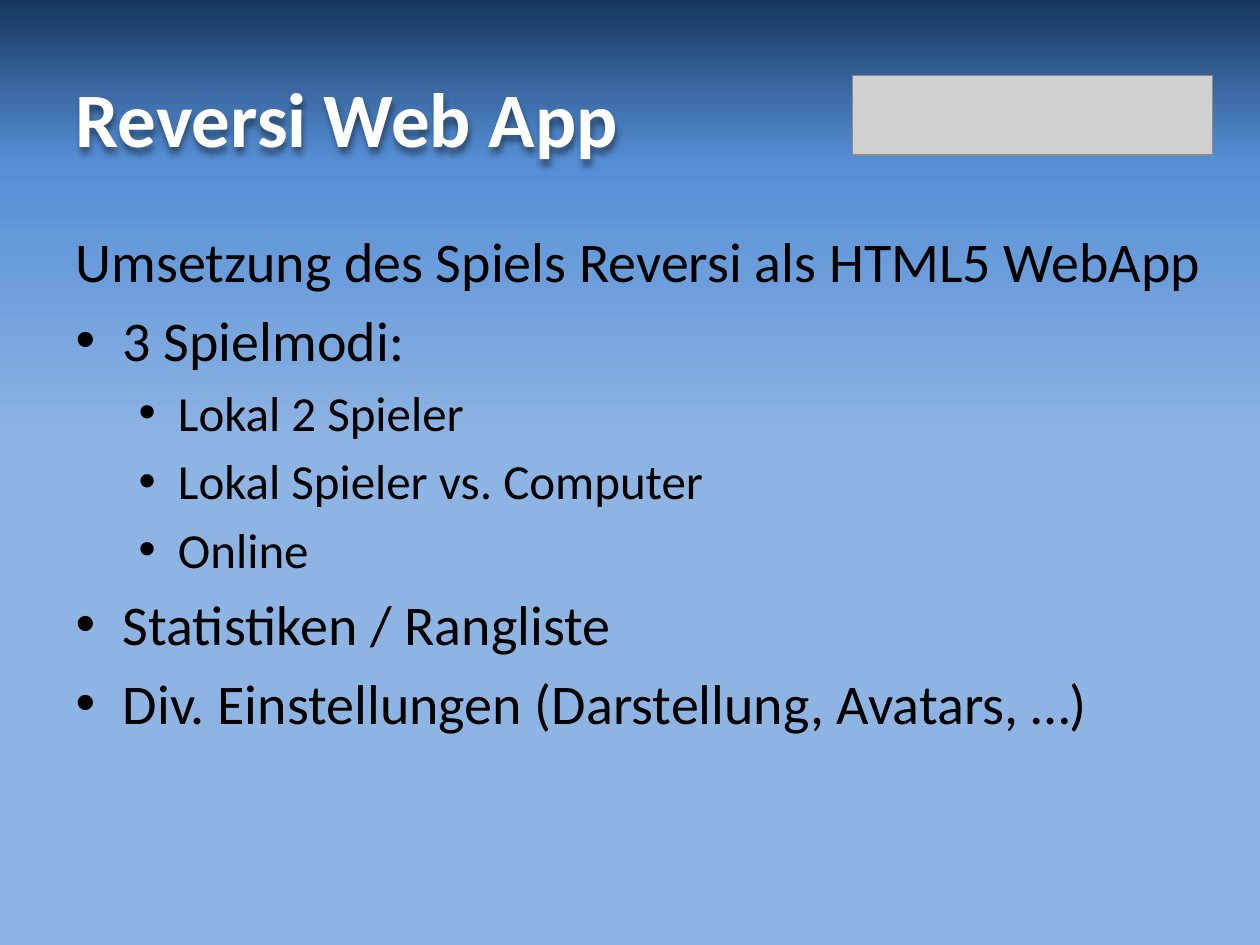
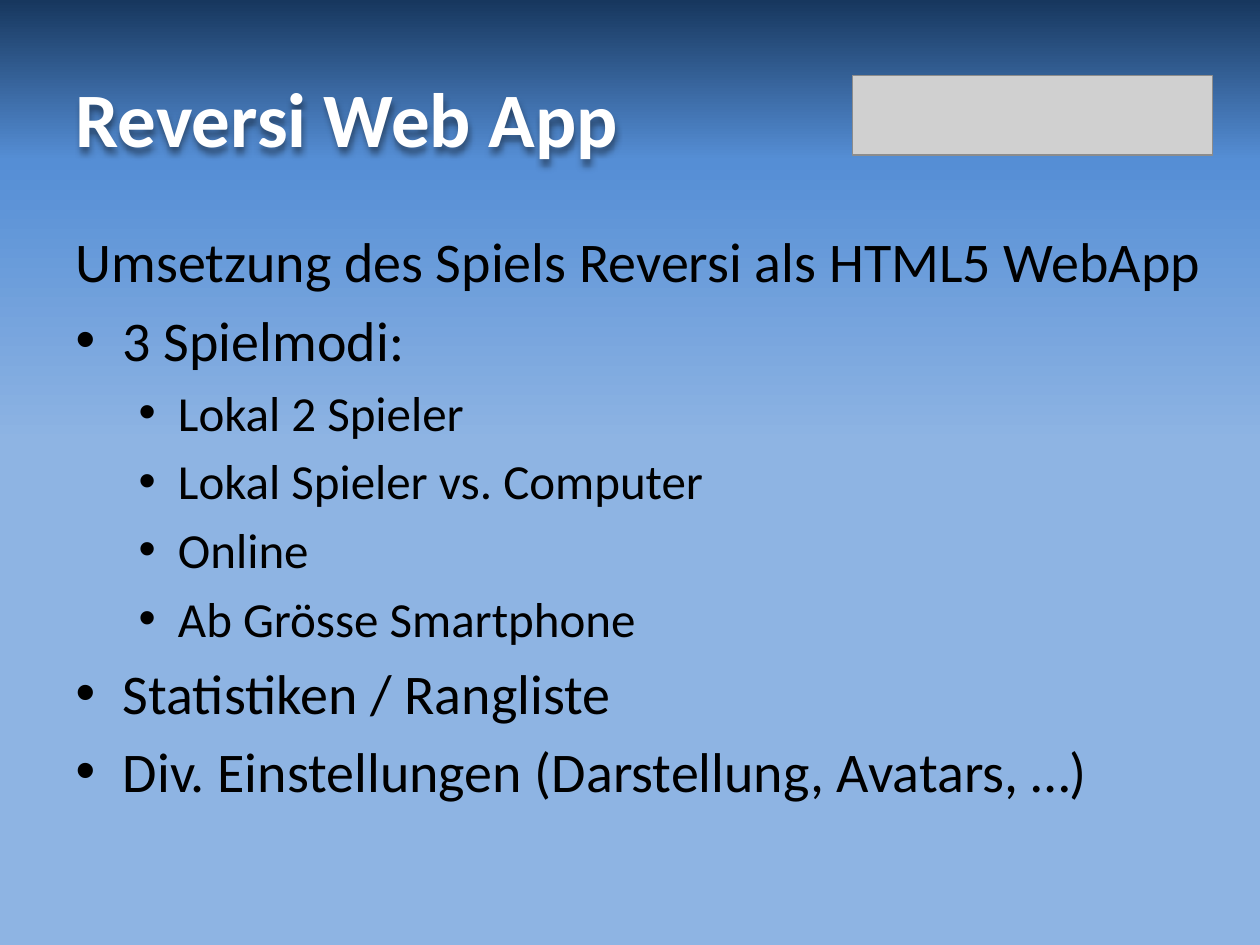
Before and after one commit to grrd01/Reversi---Legacy-BFH-Version, a slide deck: slide 2 of resources/reversi_praesentation.pptx. Drawn at 1260x945 pixels with LibreOffice and Linux fonts; fonts in the diff are those of the drawing; grey boxes stand for pictures. Boxes give left, top, right and bottom in pixels: in the first picture for what was removed or moved away, otherwise in the second. Text is boxed around its words. In the diff, an @@ line names an element or a change of style, - is before the commit and + after.

```diff
--- a/resources/reversi_praesentation.pptx
+++ b/resources/reversi_praesentation.pptx
@@ text at box(178, 603, 636, 645): paragraph added @@
+  • Ab Grösse Smartphone
```
Also in this commit, not shown: 9 slides added, 1 slide removed.
